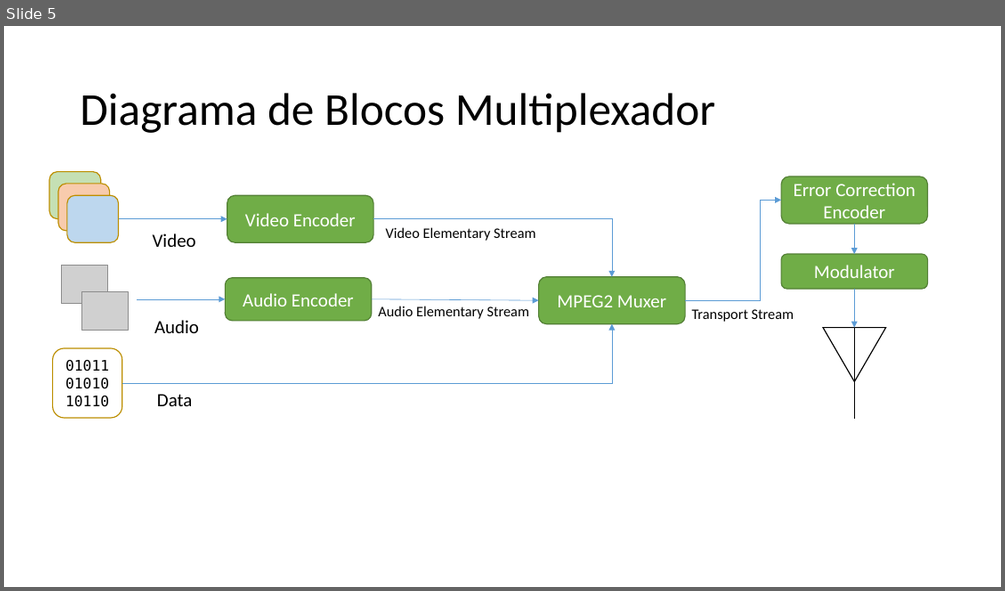
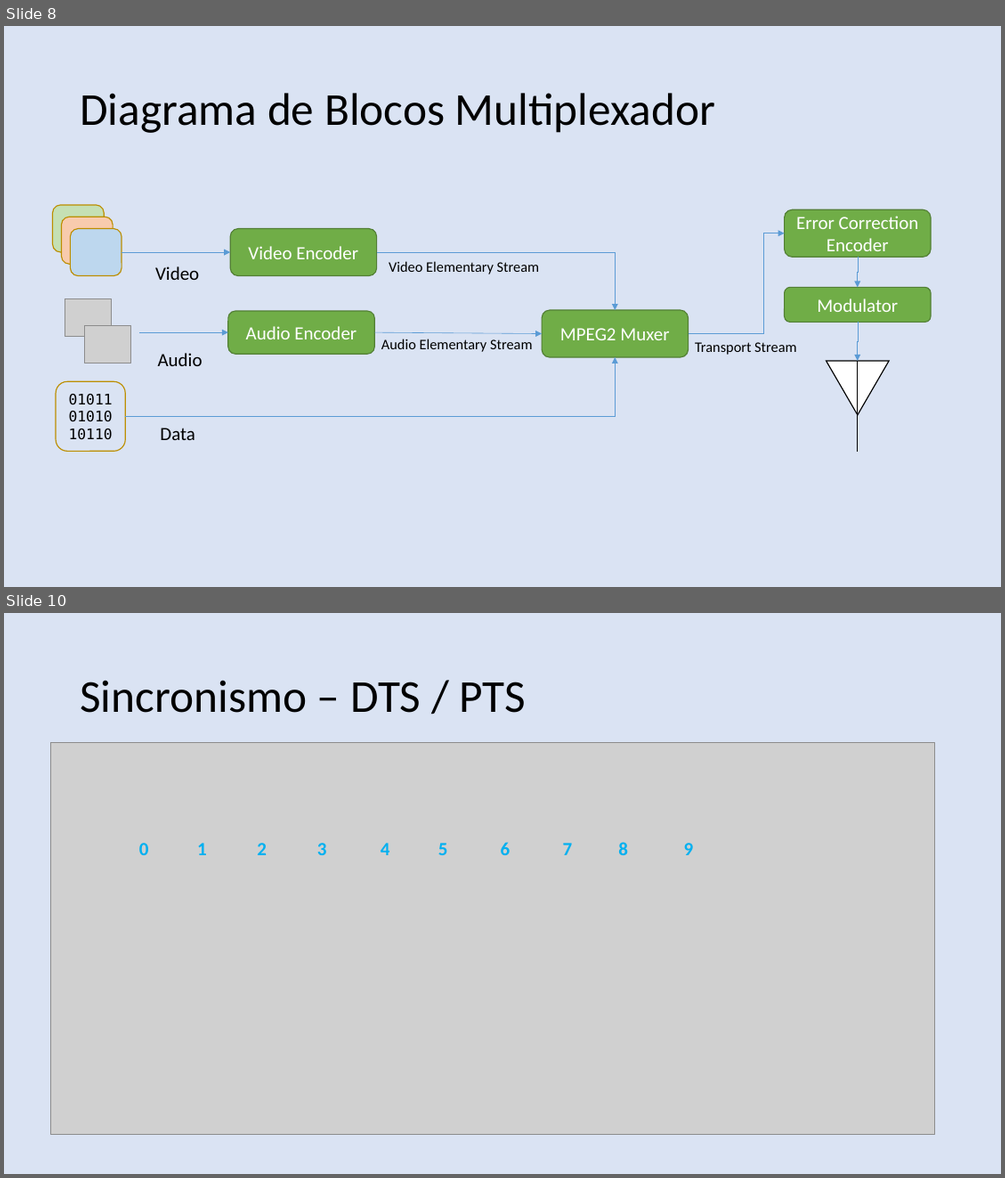
Before and after one commit to nasall2/TCC, a slide deck: relatorio/abntex2-modelos-1.9.2/figuras/apresentacao.pptx. Shown one above the other, each under a label of ours: slide 5 before the commit, slides 8 and 10 after it; the slides between them are not shown. The pictures are 1005x591 and 1005x1178 pixels, drawn with LibreOffice and Linux fonts; fonts in the diff are those of the drawing; grey boxes stand for pictures. Boxes give left, top, right and bottom in pixels: in the first picture for what was removed or moved away, otherwise in the second. Text is boxed around its words. In the diff, an @@ line names an element or a change of style, - is before the commit and + after.

```diff
--- a/relatorio/abntex2-modelos-1.9.2/figuras/apresentacao.pptx
+++ b/relatorio/abntex2-modelos-1.9.2/figuras/apresentacao.pptx
@@ slide 10 added at (4,613,1001,1174), background #DAE3F3 @@
@@ title added at (80,680,526,713), 44 pt, text #000000 @@
+Sincronismo – DTS / PTS
@@ picture added at (50,743,934,1135) @@
@@ text added at (139,842,694,855), 18 pt, text #00B0F0, bold @@
+0 1 2 3 4 5 6 7 8 9
@@ what was slide 5 is now slide 8 @@
@@ slide 8 changed as well @@
@@ background #FFFFFF to #DAE3F3 @@
@@ 4 rounded rectangles, 3 texts, 3 elbow arrows: place and size @@
-4 rounded rectangles, 3 texts, 3 elbow arrows at (67,176,928,406)
+4 rounded rectangles, 3 texts, 3 elbow arrows at (71,210,931,440)
@@ 5 rounded rectangles, 3 texts, 3 arrows, 2 pictures, 2 elbow arrows, 1 triangle, 1 line: place and size @@
-5 rounded rectangles, 3 texts, 3 arrows, 2 pictures, 2 elbow arrows, 1 triangle, 1 line at (49,172,928,418)
+5 rounded rectangles, 3 texts, 3 arrows, 2 pictures, 2 elbow arrows, 1 triangle, 1 line at (53,205,931,451)
```
Also in this commit, not shown: 6 other slides changed, 7 other slides added, 2 slides removed, 4 other files.
